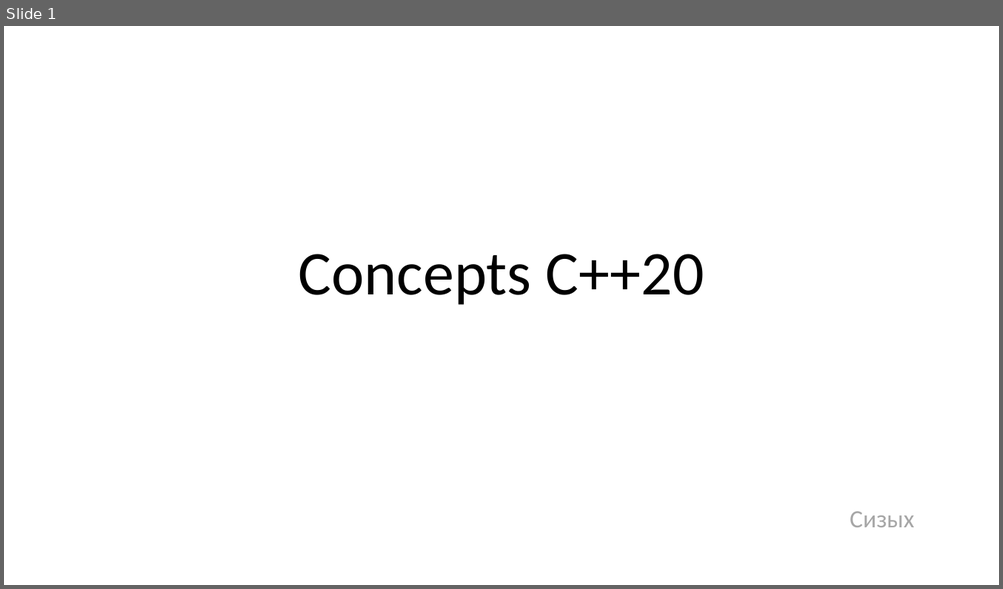
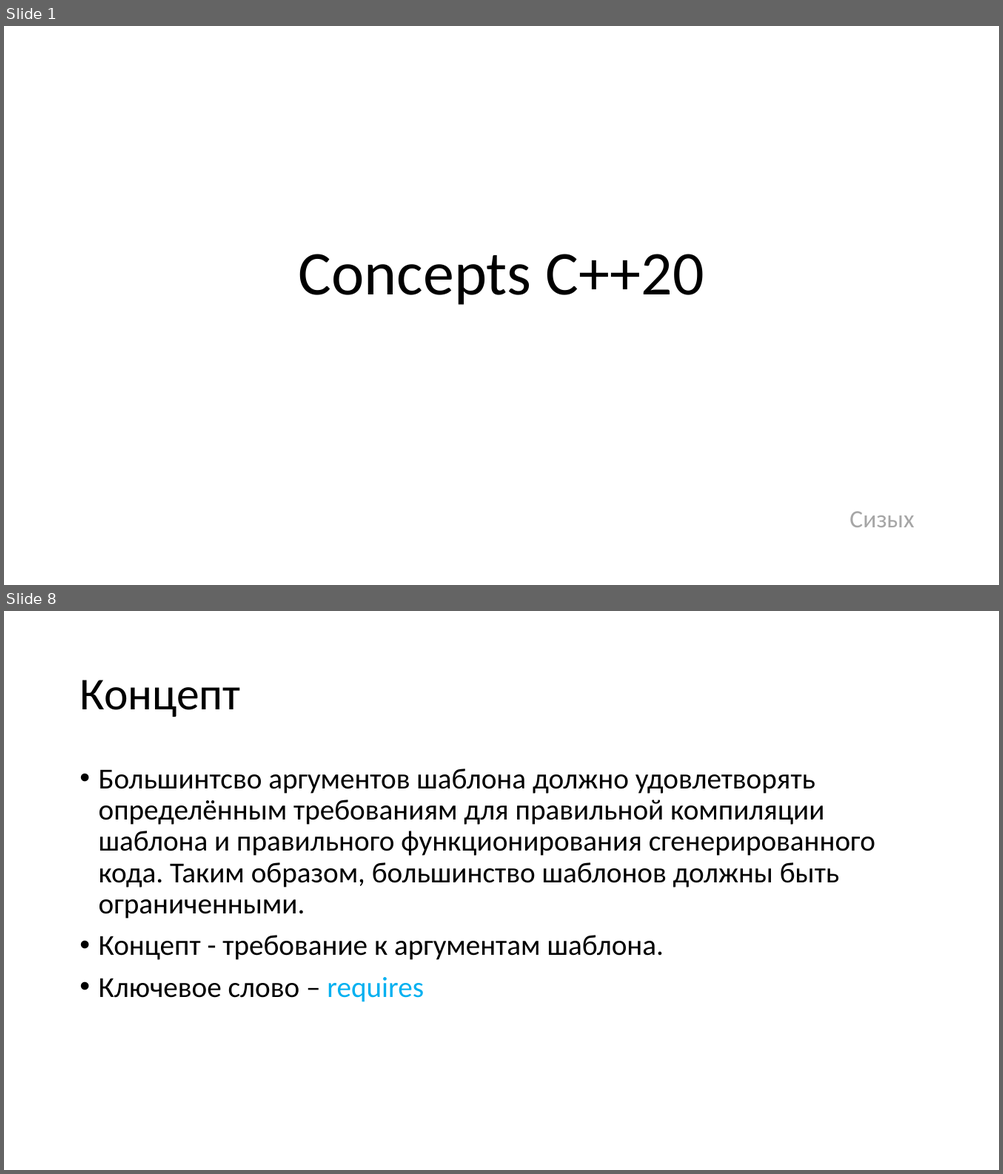
Before and after one commit to PeOpLeRu/Doklad_concepts, a slide deck: concepts.pptx. Shown one above the other, each under a label of ours: slide 1 before the commit, slides 1 and 8 after it; the slides between them are not shown. The pictures are 1003x589 and 1003x1174 pixels, drawn with LibreOffice and Linux fonts; fonts in the diff are those of the drawing. Boxes give left, top, right and bottom in pixels: in the first picture for what was removed or moved away, otherwise in the second. Text is boxed around its words. In the diff, an @@ line names an element or a change of style, - is before the commit and + after.

```diff
--- a/concepts.pptx
+++ b/concepts.pptx
@@ slide 8 added at <box>4,611,999,1170</box>, background #FFFFFF @@
@@ title added at <box>79,680,240,717</box>, 44 pt, text #000000 @@
+Концепт
@@ text added at <box>99,769,875,1002</box>, 28 pt, text #000000 @@
+• Большинтсво аргументов шаблона должно удовлетворять определённым требованиям для правильной компиляции шаблона и правильного функционирования сгенерированного кода. Таким образом, большинство шаблонов должны быть ограниченными.
+• Концепт - требование к аргументам шаблона.
+• Ключевое слово – requires
```
Also in this commit, not shown: 19 other slides added, 7 slides removed.
